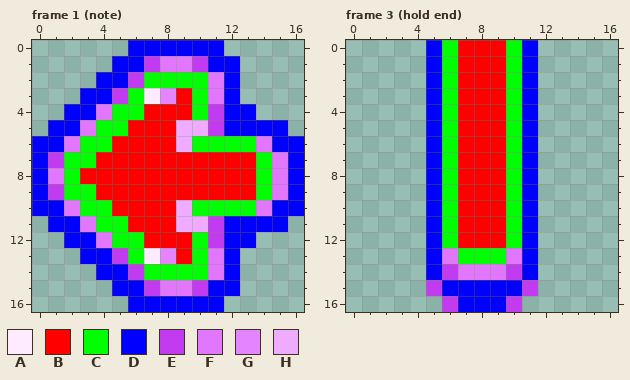
File history of a pixel-art file, art/flashFiles/week6 flas/COLORED PIXEL NOTE.ase. That is the earlier state.
17x17 pixels, 3 frames. Shown: frame 1 (note), frame 3 (hold end).
Palette (. is transparent): A #ffebff  B #ff0000  C #00ff00  D #0000ff  E #c33bf0  F #e276ff  G #e584ff  H #eeabff
Pixels before, frame 1 (note), first column x 0:
 0 ......DDDDDD.....
 1 .....DDEFFEDD....
 2 ....DDECCCCFD....
 3 ...DDECAGBCFD....
 4 ..DDFCCBBBCEDD...
 5 .DDFCCBBBHHEDDDD.
 6 DDFCCBBBBHCCCCFDD
 7 DECCBBBBBBBBBBCFD
 8 DFCBBBBBBBBBBBCFD
 9 DECCBBBBBBBBBBCFD
10 DDFCCBBBBHCCCCFDD
11 .DDFCCBBBHHEDDDD.
12 ..DDFCCBBBCEDD...
13 ...DDECAGBCFD....
14 ....DDECCCCFD....
15 .....DDEFFEDD....
16 ......DDDDDD.....
Pixels before, frame 3 (hold end), first column x 5:
 0 DCBBBCD
 1 DCBBBCD
 2 DCBBBCD
 3 DCBBBCD
 4 DCBBBCD
 5 DCBBBCD
 6 DCBBBCD
 7 DCBBBCD
 8 DCBBBCD
 9 DCBBBCD
10 DCBBBCD
11 DCBBBCD
12 DCBBBCD
13 DFCCCFD
14 DEFFFED
15 EDDDDDE
16 .EDDDE.
After:
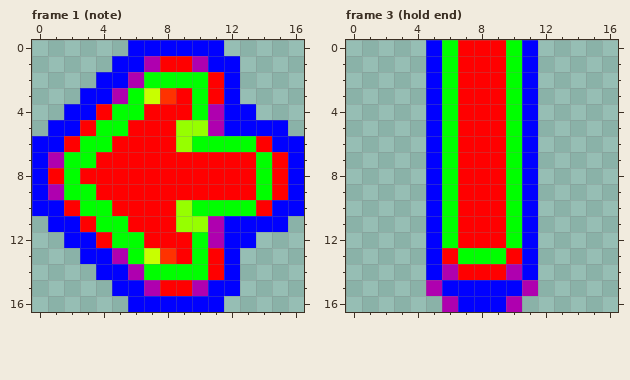
What changed:
Colour A changes from #ffebff to #c8ff00.
Colour E changes from #c33bf0 to #af00af.
Colour G changes from #e584ff to #ff3200.
Colour H changes from #eeabff to #96ff00.
Frame 1 (note):
The edit turns colour F into colour B in row 1 at x 8 to 9; in rows 2 to 3 at x 11; in row 4 at x 4; in row 5 at x 3; in row 6 at x 2 and 14; in row 7 at x 15.
The edit turns colour F into colour B in row 8 at x 1 and 15; in row 9 at x 15; in row 10 at x 2 and 14; in row 11 at x 3; in row 12 at x 4; in rows 13 to 14 at x 11.
The edit turns colour F into colour B in row 15 at x 8 to 9.
Frame 3 (hold end):
The edit turns colour F into colour B in row 13 at x 6 and 10; in row 14 at x 7 to 9.
Changed places in both pictures, as pixel boxes (x1, y1, x2, y2):
changed: (48, 56, 288, 296)
changed: (426, 248, 538, 312)
